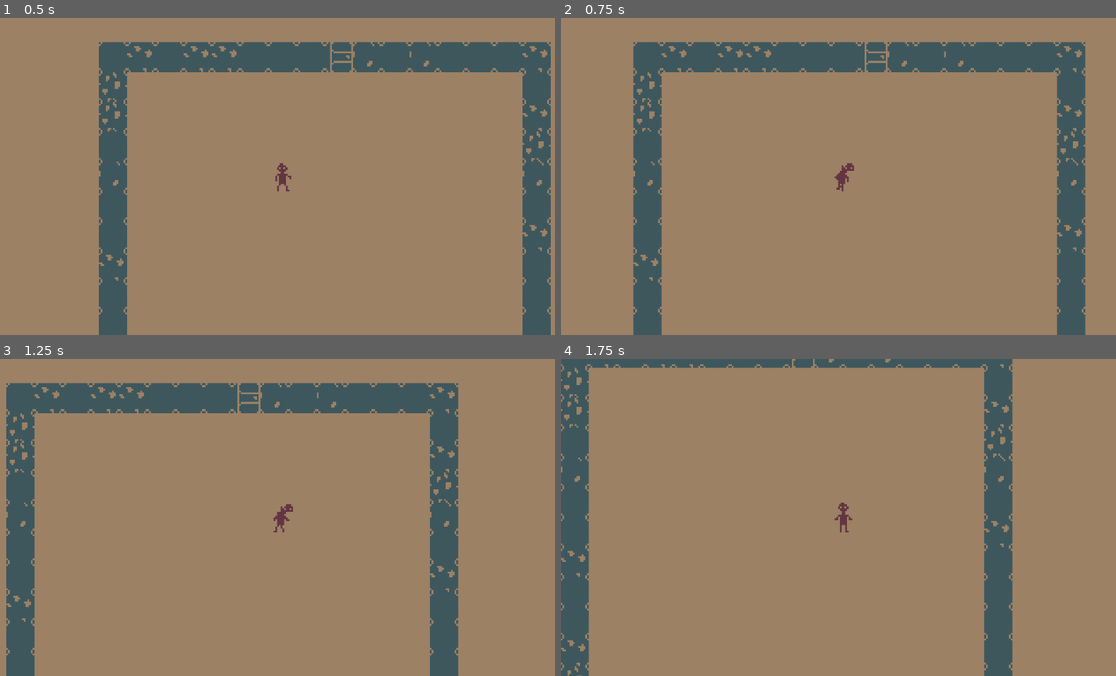
Above: before the commit, frames 1-4 (two rows, left to right).
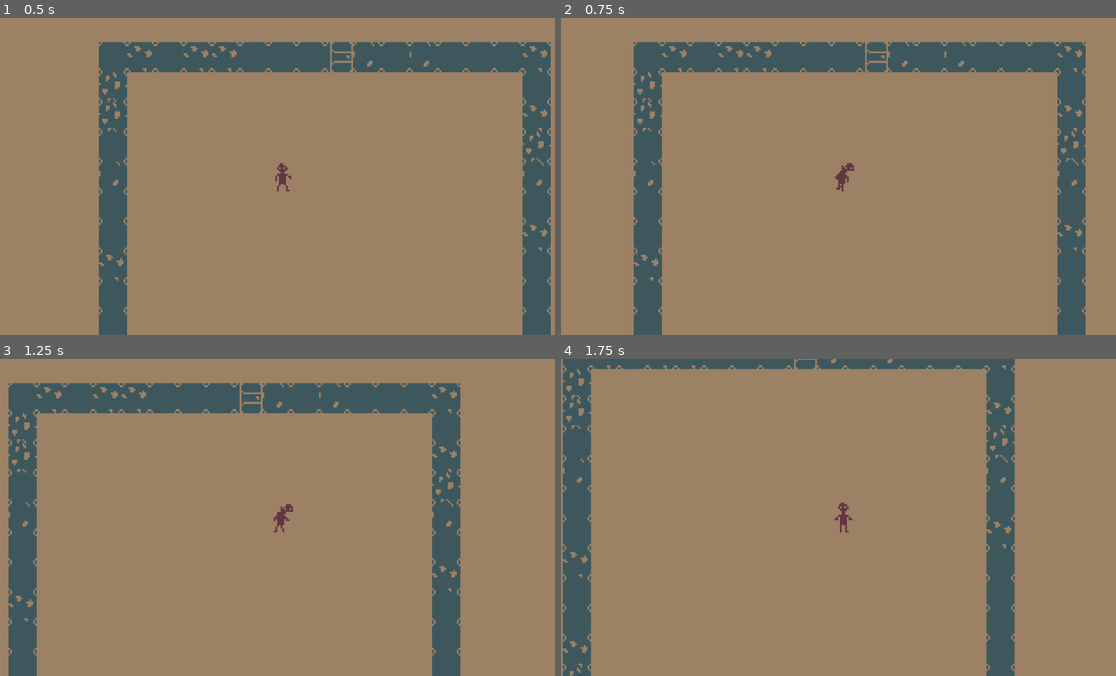
Above: after the commit, the same moments.

Repository: ThomasLandstra/Rougelike
Game: Godot game, scene res://game scene.tscn
Same seed, same stepped clock (60 frames per second), same inputs: the game is played once before the commit and once after it.
Inputs:
- Up to frame 1 (0.5 s): no input
- Up to frame 2 (0.75 s): tap Enter at 0.5 s; hold Right (ui_right) from 0.53 s (still down); hold Shift from 0.53 s (still down)
- Up to frame 3 (1.25 s): keep holding Right (ui_right); keep holding Shift
- Up to frame 4 (1.75 s): release Right (ui_right) at 1.28 s; release Shift at 1.28 s; hold Down (ui_down) from 1.28 s (still down); tap Shift at 1.35 s

Frame 1 is identical in both runs. In frame 2, 1.0% of the frame differs, in the area x 12-95%, y 7-100%; in frame 3, 3.0%; in frame 4, 3.4%, in the area x 0-82%, y 0-100%.

Commit message:
Use delta for speed

Diff:
--- a/src/scripts/player.gd
+++ b/src/scripts/player.gd
@@ -5,8 +5,8 @@
 var movement : Vector2 = Vector2.ZERO
 var direction : String = "South"
 var last_direction : String = ""
-const MAX_SPEED : int = 50
-const SPRINT : float = 1.5
+export(int) var MAX_SPEED = 48
+export(float) var SPRINT = 1.5
 
 
 
@@ -17,7 +17,7 @@
 
 
 # Called once per frame
-func _physics_process(_delta):
+func _physics_process(delta):
 	# Get direction and movement axis
 	movement = get_input_axis()
 	get_direction(movement)
@@ -25,8 +25,9 @@
 	# Get movement
 	if not movement == Vector2.ZERO: # If moving
 		# Set speed
-		movement.x *= MAX_SPEED * (SPRINT if Input.is_key_pressed(KEY_SHIFT) else 1)
-		movement.y *= MAX_SPEED * (SPRINT if Input.is_key_pressed(KEY_SHIFT) else 1)
+		movement.x *= MAX_SPEED * (SPRINT if Input.is_key_pressed(KEY_SHIFT) else 1) * (delta + 1)
+		movement.y *= MAX_SPEED * (SPRINT if Input.is_key_pressed(KEY_SHIFT) else 1) * (delta + 1)
+		movement.clamped(MAX_SPEED)
 
 	# Move
 	move_and_slide(movement)
